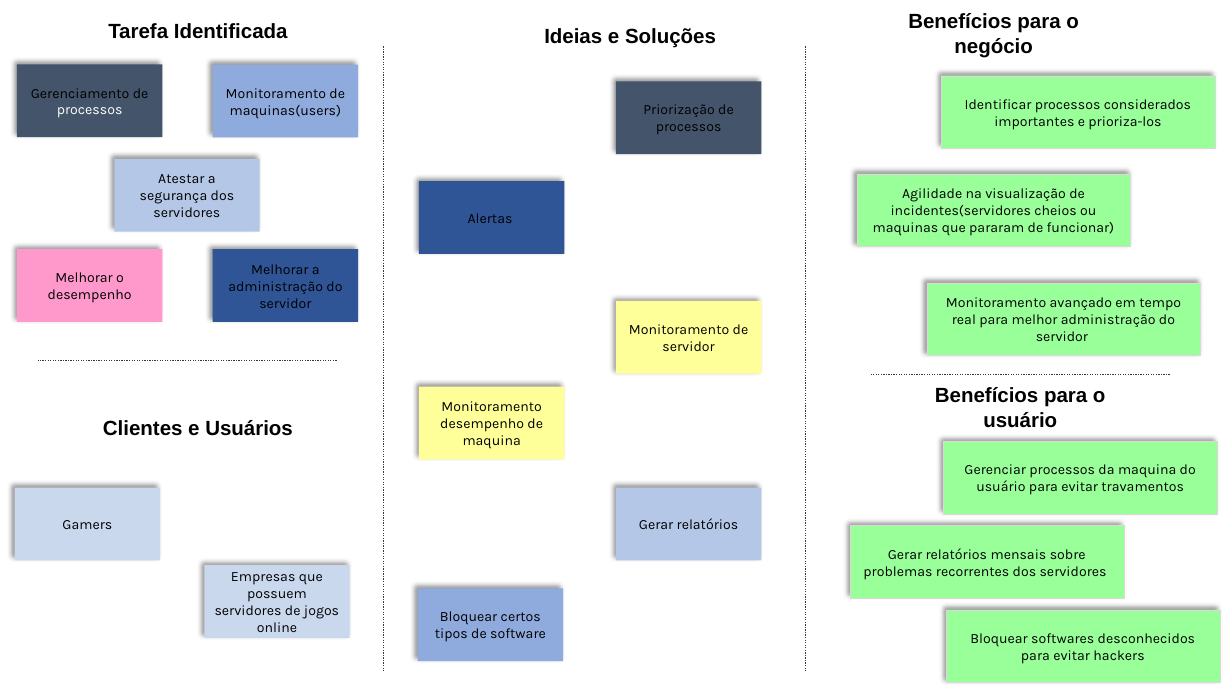
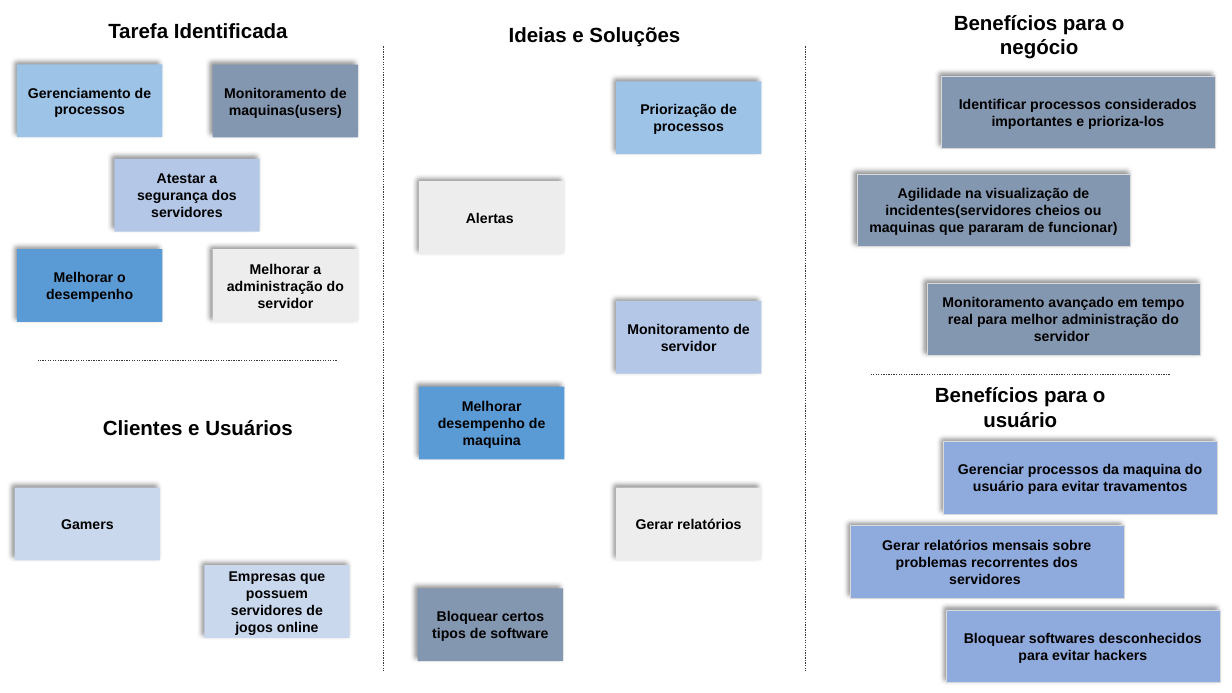
Before and after one commit to BandTec/Data-Source, a slide deck: slide 1 of documentacao/canvas-adaptado.pptx. Drawn at 1232x693 pixels with LibreOffice and Linux fonts; fonts in the diff are those of the drawing. Boxes give left, top, right and bottom in pixels: in the first picture for what was removed or moved away, otherwise in the second. Text is boxed around its words. In the diff, an @@ line names an element or a change of style, - is before the commit and + after.

Commit message:
Subindo canvas adaptado atualizado

```diff
--- a/documentacao/canvas-adaptado.pptx
+++ b/documentacao/canvas-adaptado.pptx
@@ text "Ideias e Soluções": place and size @@
-text "Ideias e Soluções" at [544,28,716,48]
+text "Ideias e Soluções" at [509,27,680,47]
@@ text "Benefícios para o negócio": place and size @@
-text "Benefícios para o negócio" at [908,13,1079,58]
+text "Benefícios para o negócio" at [954,15,1125,59]
@@ rectangle "Gerenciamento de processos" at [17,65,162,138]: font Karla to Arial, bold on; text colour #FFFFFF to #000000 in "processos"; fill #44546A to #9DC3E6 @@
@@ rectangle "Monitoramento de maquinas(users)" at [213,65,358,138]: font Karla to Arial, bold on; fill #8FAADC to #8497B0 @@
@@ rectangle "Priorização de processos" at [616,81,762,154]: font Karla to Arial, bold on; fill #44546A to #9DC3E6 @@
@@ font Karla to Arial, bold on in 3 elements at [204,566,349,639], [15,488,160,561], [115,159,260,232] @@
@@ rectangle "Alertas" at [420,181,565,254]: font Karla to Arial, bold on; fill #2F5597 to #EDEDED @@
@@ rectangle "Melhorar o desempenho" at [17,250,162,323]: font Karla to Arial, bold on; fill #FF99CC to #5B9BD5 @@
@@ rectangle "Melhorar a administração do servidor" at [213,250,358,323]: font Karla to Arial, bold on; fill #2F5597 to #EDEDED @@
@@ font Karla to Arial, bold on; fill #99FF99 to #8497B0 in 3 elements at [942,76,1215,149], [857,174,1130,247], [927,283,1201,356] @@
@@ rectangle "Monitoramento de servidor" at [616,301,762,374]: font Karla to Arial, bold on; fill #FFFF99 to #B4C7E7 @@
@@ rectangle "Melhorar desempenho de maquina" at [420,386,565,459]: fill #FFFF99 to #5B9BD5 @@
@@ text in rectangle at [438,400,545,448]: text changed; font Karla to Arial; bold on @@
-Monitoramento desempenho de maquina
+Melhorar desempenho de maquina
@@ rectangle "Gerar relatórios" at [616,488,762,561]: font Karla to Arial, bold on; fill #B4C7E7 to #EDEDED @@
@@ rectangle "Bloquear certos tipos de software" at [418,589,563,662]: font Karla to Arial, bold on; fill #8FAADC to #8497B0 @@
@@ font Karla to Arial, bold on; fill #99FF99 to #8FAADC in 3 elements at [944,442,1217,515], [850,526,1124,599], [946,610,1220,683] @@
```
